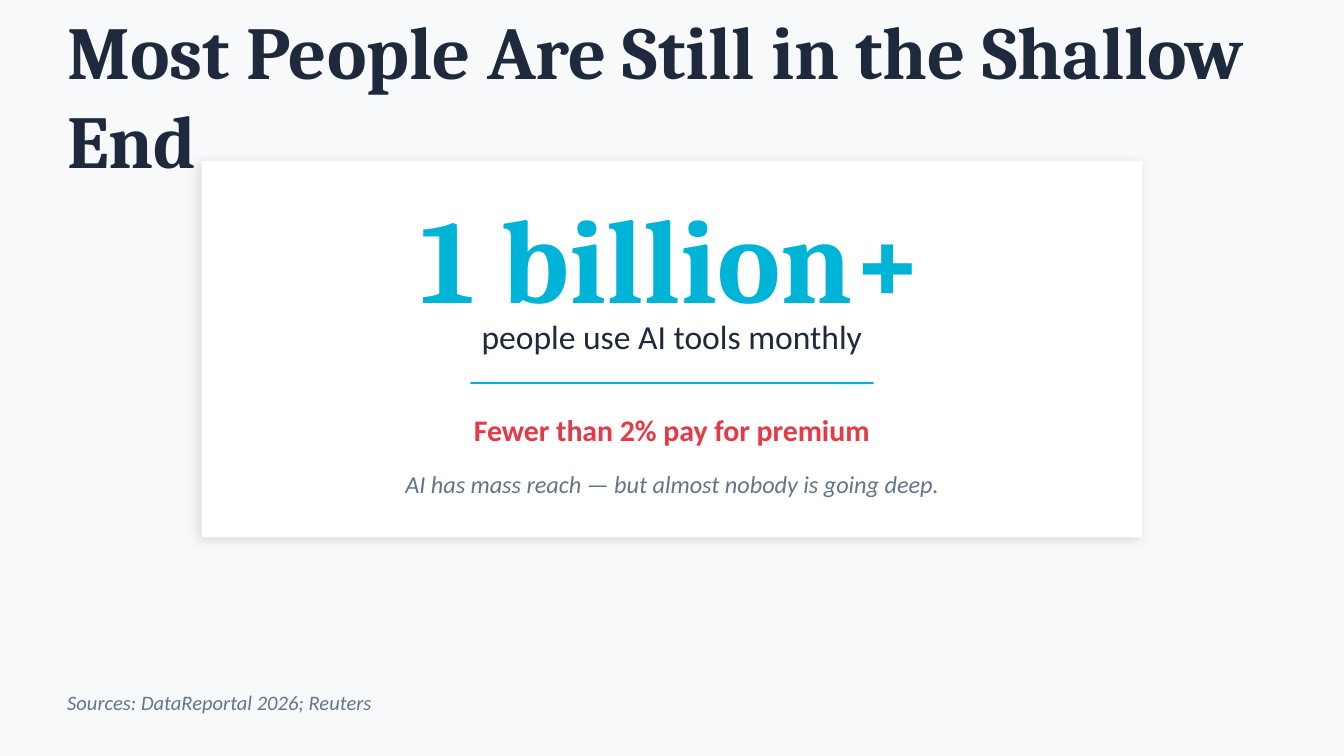
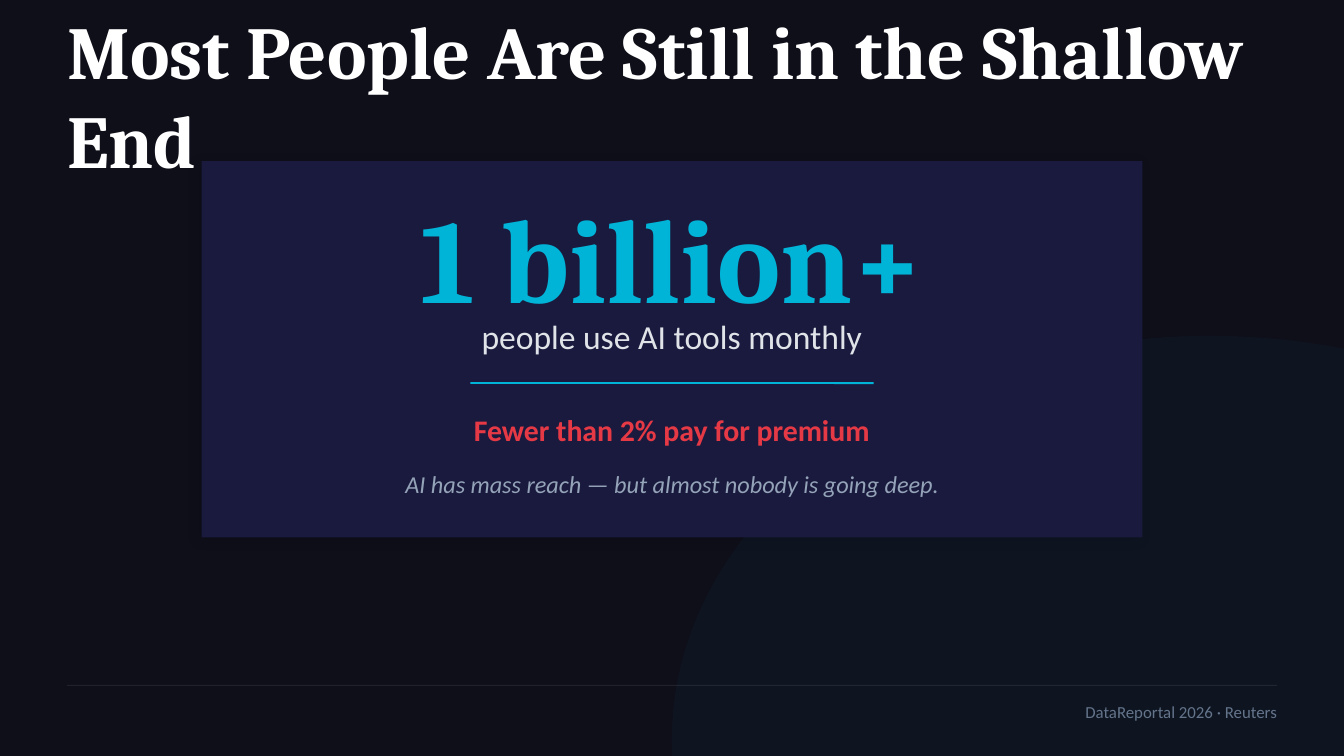
Before and after one commit to michaelengland/ai-best-practices, a slide deck: slide 3 of Getting-Agents-to-Give-Up-Their-Secrets.pptx. Drawn at 1344x756 pixels with LibreOffice and Linux fonts; fonts in the diff are those of the drawing. Boxes give left, top, right and bottom in pixels: in the first picture for what was removed or moved away, otherwise in the second. Text is boxed around its words. In the diff, an @@ line names an element or a change of style, - is before the commit and + after.

```diff
--- a/Getting-Agents-to-Give-Up-Their-Secrets.pptx
+++ b/Getting-Agents-to-Give-Up-Their-Secrets.pptx
@@ background #F8F9FA to #0F0F1A @@
@@ text "Most People Are Still in ..." at bbox=[67, 27, 1244, 169]: text colour #1E293B to #FFFFFF @@
@@ rectangle at bbox=[202, 161, 1142, 538]: fill #FFFFFF to #1A1A3E @@
@@ text "people use AI tools monthly" at bbox=[482, 325, 862, 355]: text colour #1E293B to #E0E4E8 @@
@@ ellipse added at bbox=[672, 336, 1344, 756], fill #00B4D8 at 4% opacity @@
@@ text "AI has mass reach — ..." at bbox=[405, 476, 939, 497]: text colour #64748B to #94A3B8 @@
@@ line added from (67, 685) to (1277, 685), #FFFFFF 0.5 pt @@
@@ text at bbox=[1085, 706, 1277, 721]: text changed; size 11 to 9 pt; italic off @@
-Sources: DataReportal 2026; Reuters
+DataReportal 2026 · Reuters
```
Also in this commit, not shown: 16 other slides changed, 2 slides added, 1 other file.
